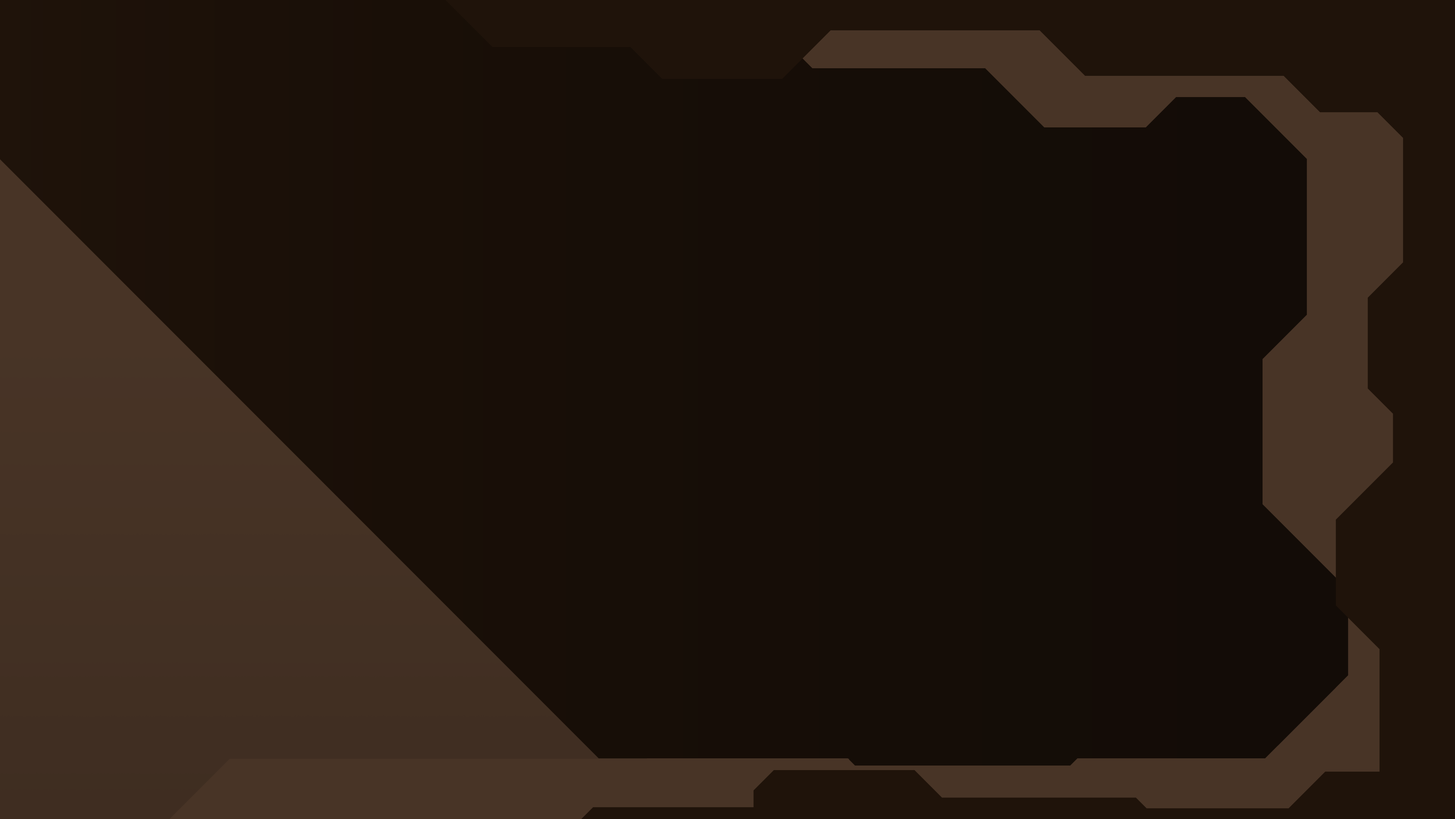
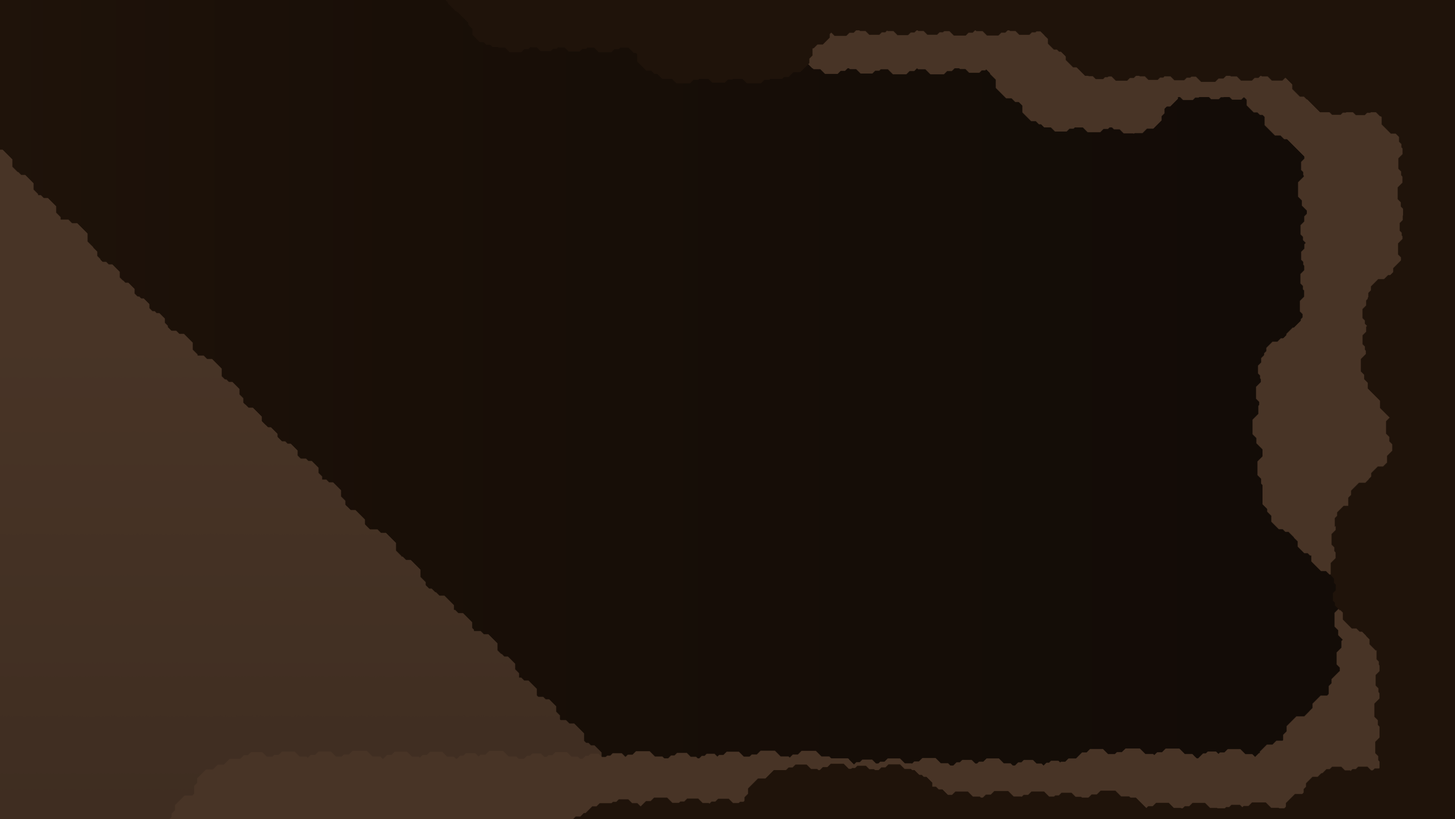
Comparing the layer stacks of the two 1455px x 819px images. Changes:
painted on "ForeGround" over 445, 2, 1404, 819
painted on "PlayerGround 1" over 161, 2, 1404, 819
painted on "PlayerGround 2" over 0, 149, 1274, 766
